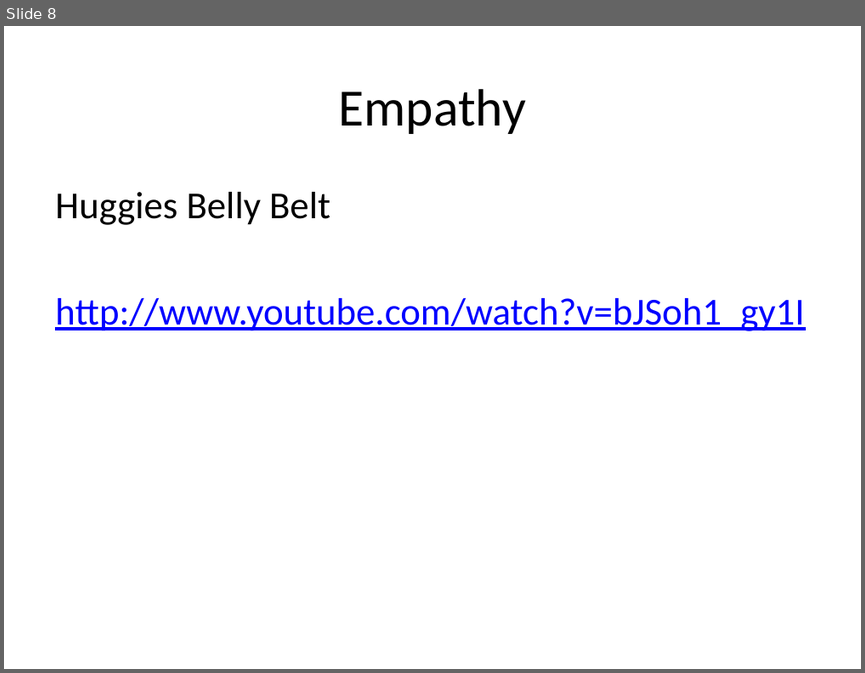
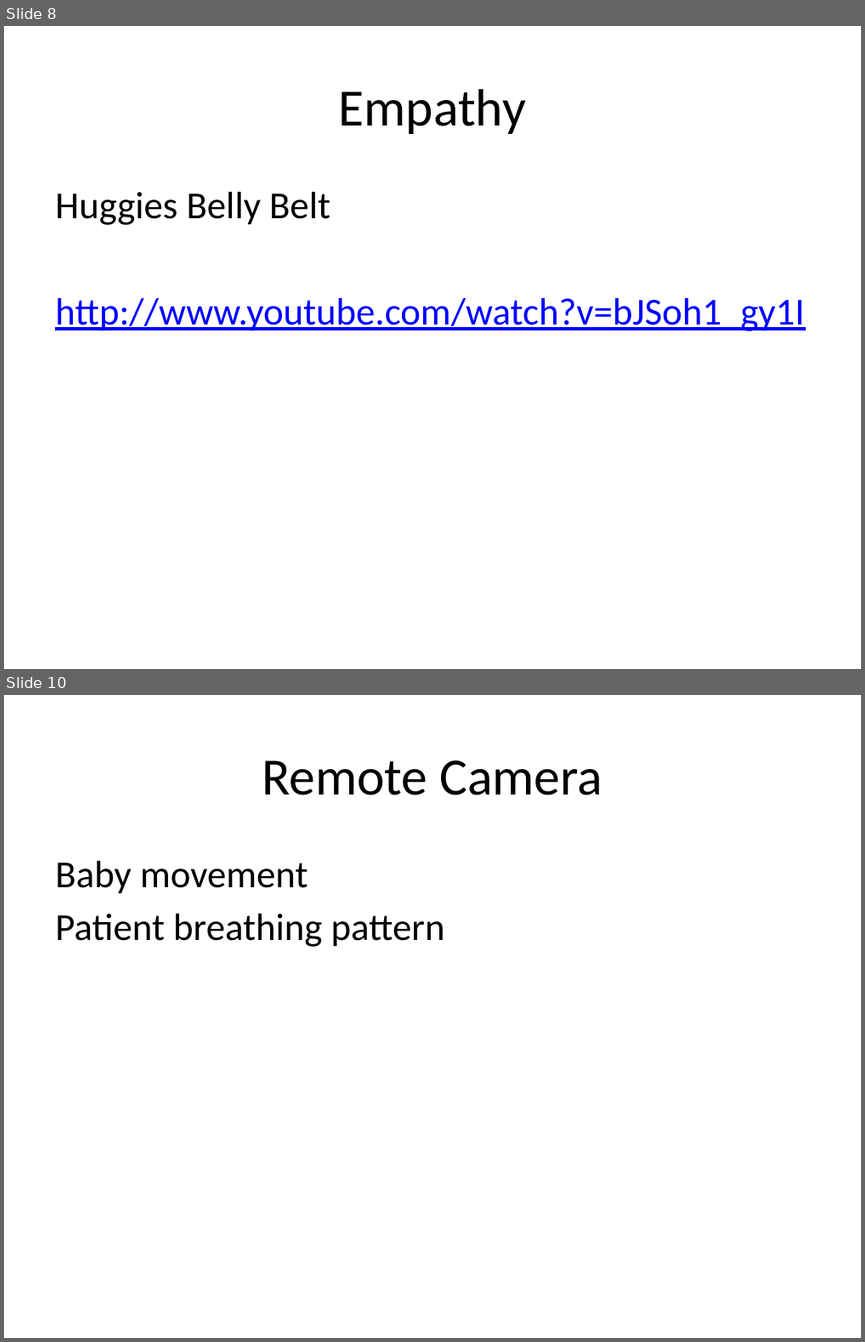
Before and after one commit to TitoAlfaro/PhDThesis, a slide deck: Presentations/Digital Synesthesia Scenarios.pptx. Shown one above the other, each under a label of ours: slide 8 before the commit, slides 8 and 10 after it; the slides between them are not shown. The pictures are 865x673 and 865x1342 pixels, drawn with LibreOffice and Linux fonts; fonts in the diff are those of the drawing. Boxes give left, top, right and bottom in pixels: in the first picture for what was removed or moved away, otherwise in the second. Text is boxed around its words. In the diff, an @@ line names an element or a change of style, - is before the commit and + after.

```diff
--- a/Presentations/Digital Synesthesia Scenarios.pptx
+++ b/Presentations/Digital Synesthesia Scenarios.pptx
@@ slide 10 added at bbox=[4, 695, 861, 1338], background #FFFFFF @@
@@ title added at bbox=[262, 760, 602, 795], 44 pt, text #000000 @@
+Remote Camera
@@ text added at bbox=[55, 861, 445, 947], 32 pt, text #000000 @@
+Baby movement
+Patient breathing pattern
```
Also in this commit, not shown: 3 other slides added, 3 other files.
